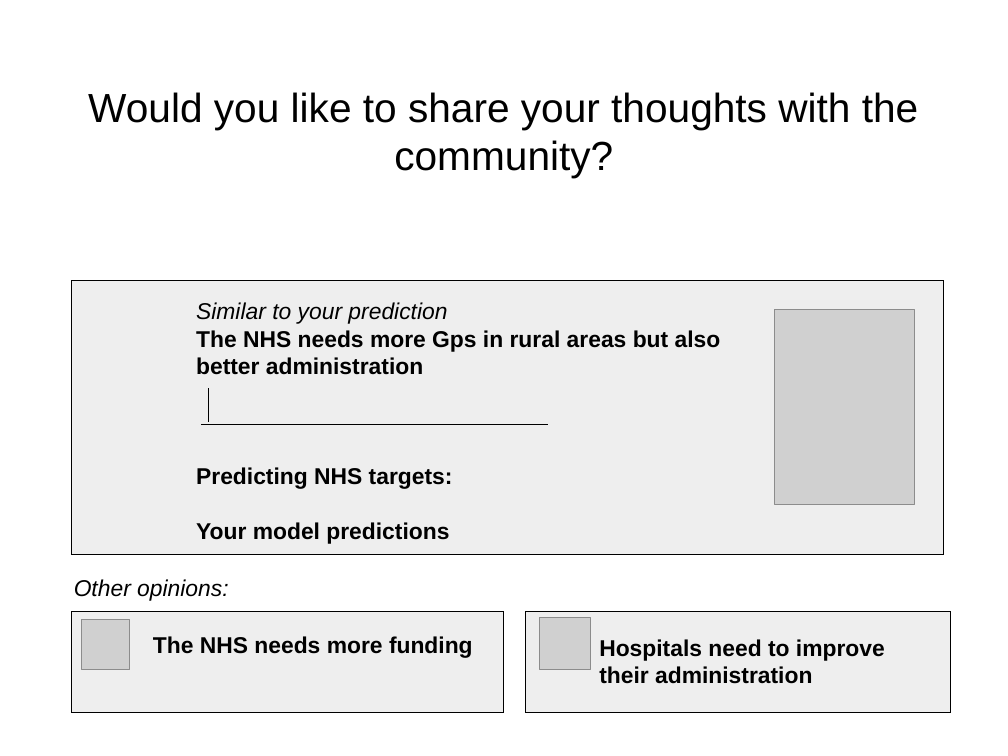
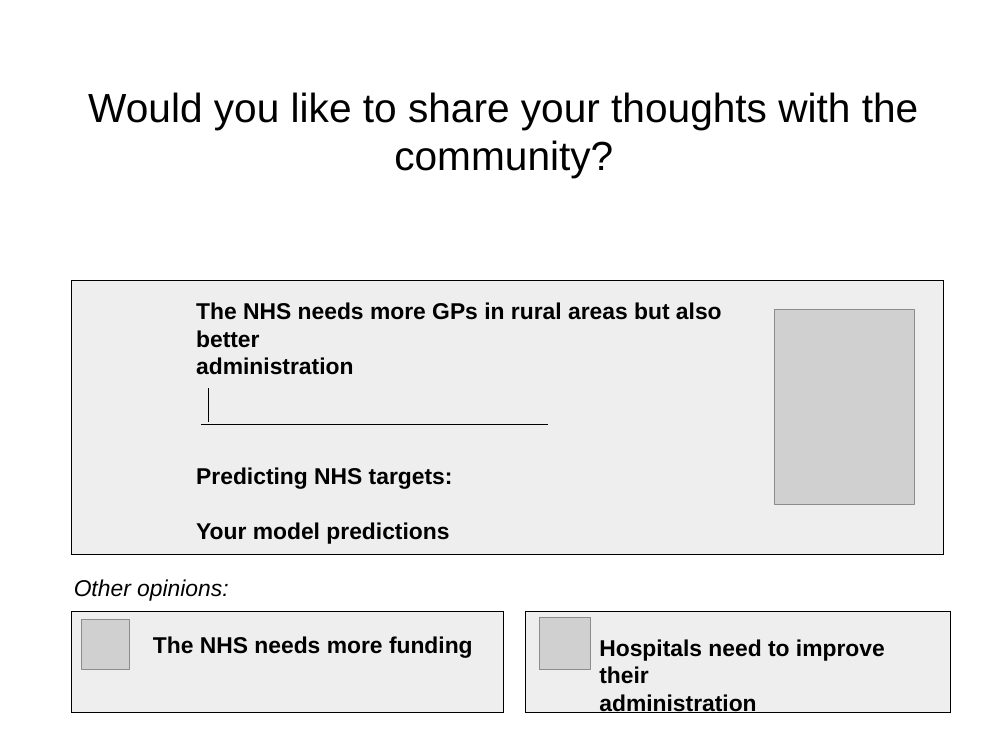
Before and after one commit to PabloLeon/model-driven-journalism, a slide deck: slide 25 of documents/storyboard.pptx (slide 20 before the commit). Drawn at 1008x756 pixels with LibreOffice and Linux fonts; fonts in the diff are those of the drawing; grey boxes stand for pictures. Boxes give left, top, right and bottom in pixels: in the first picture for what was removed or moved away, otherwise in the second. Text is boxed around its words. In the diff, an @@ line names an element or a change of style, - is before the commit and + after.

```diff
--- a/documents/storyboard.pptx
+++ b/documents/storyboard.pptx
@@ text at [196, 302, 722, 375]: text changed @@
-Similar to your prediction
-The NHS needs more Gps in rural areas but also better administration
+The NHS needs more GPs in rural areas but also better
+administration
@@ text at [599, 639, 885, 713]: text changed @@
-Hospitals need to improve their administration
+Hospitals need to improve their
+administration
```
Also in this commit, not shown: 7 other slides changed, 9 slides added, 1 slide removed, 1 other file.
